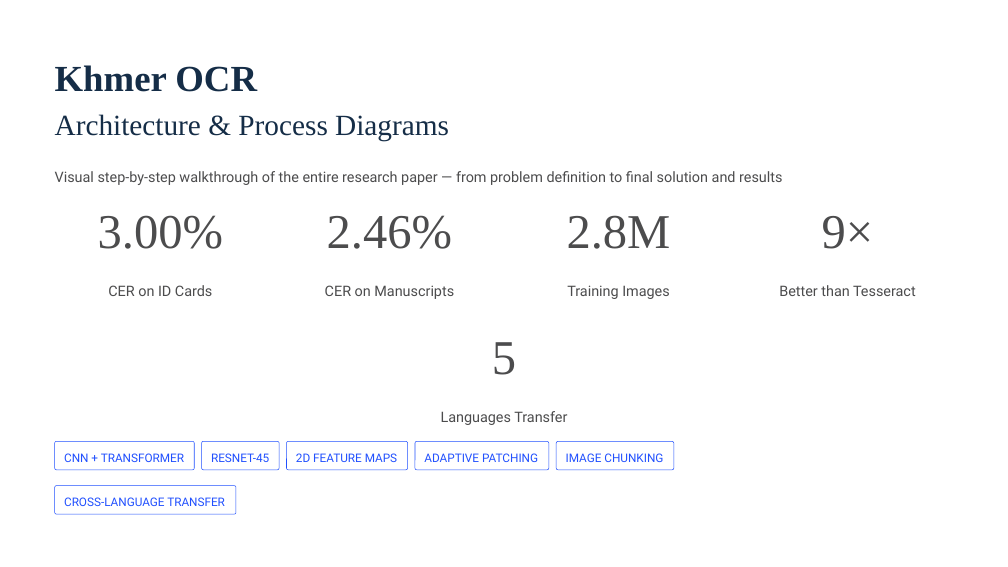
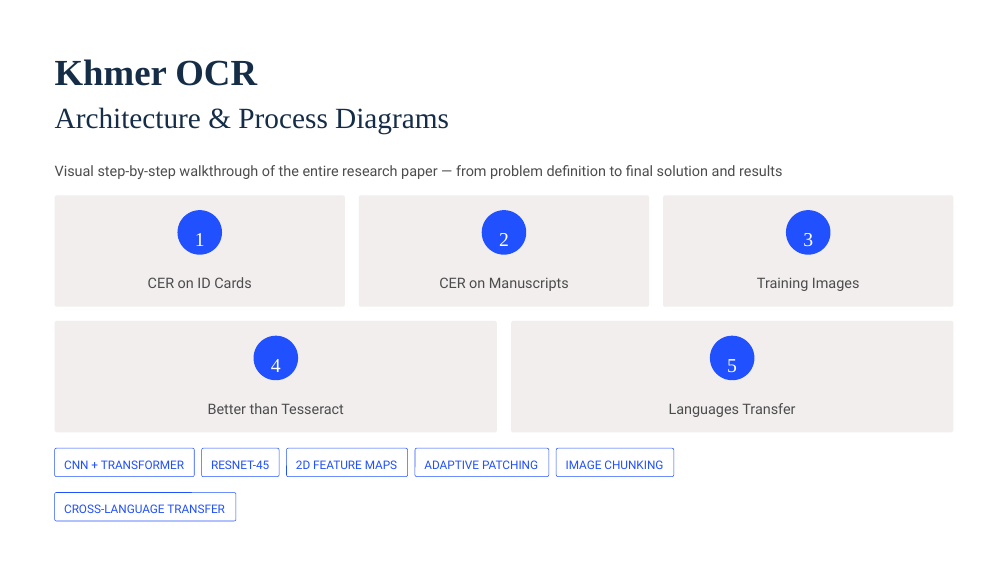
Before and after one commit to vattanac/khmer_ocr_architecture_case_study, a slide deck: slide 1 of KhmerOCRCompletepptx.pptx. Drawn at 1008x567 pixels with LibreOffice and Linux fonts; fonts in the diff are those of the drawing. Boxes give left, top, right and bottom in pixels: in the first picture for what was removed or moved away, otherwise in the second. Text is boxed around its words. In the diff, an @@ line names an element or a change of style, - is before the commit and + after.

```diff
--- a/KhmerOCRCompletepptx.pptx
+++ b/KhmerOCRCompletepptx.pptx
@@ 3 texts: place and size @@
-3 texts at (55,65,782,185)
+3 texts at (55,59,782,179)
@@ rounded rectangle added at (55,195,345,307), fill #F2EEEE @@
@@ rounded rectangle added at (359,195,650,307), fill #F2EEEE @@
@@ rounded rectangle added at (663,195,954,307), fill #F2EEEE @@
@@ rounded rectangle added at (178,210,222,255), fill #2150FE @@
@@ text added at (195,233,205,246), 22.5 pt, text #FFFFFF @@
+1
@@ rounded rectangle added at (482,210,527,255), fill #2150FE @@
@@ text at (499,233,509,246): text changed; size 55.5 to 22.5 pt; text colour #4C4C4D to #FFFFFF @@
-2.46%
+2
@@ text removed at (567,215,671,249) @@
-2.8M
@@ rounded rectangle added at (786,210,831,255), fill #2150FE @@
@@ text at (803,233,813,246): text changed; size 55.5 to 22.5 pt; text colour #4C4C4D to #FFFFFF @@
-3.00%
+3
@@ text removed at (822,216,874,249) @@
-9×
@@ text "CER on ID Cards": place and size @@
-text "CER on ID Cards" at (108,285,212,296)
+text "CER on ID Cards" at (148,277,251,288)
@@ text "CER on Manuscripts": place and size @@
-text "CER on Manuscripts" at (325,285,454,299)
+text "CER on Manuscripts" at (439,277,569,291)
@@ text "Training Images": place and size @@
-text "Training Images" at (567,285,669,299)
+text "Training Images" at (757,277,859,291)
@@ rounded rectangle added at (55,321,497,432), fill #F2EEEE @@
@@ rounded rectangle added at (511,321,953,432), fill #F2EEEE @@
@@ rounded rectangle added at (253,336,298,381), fill #2150FE @@
@@ text added at (271,359,281,372), 22.5 pt, text #FFFFFF @@
+4
@@ rounded rectangle added at (710,336,755,381), fill #2150FE @@
@@ text "5": place and size @@
-text "5" at (492,342,516,375)
+text "5" at (727,359,737,373)
@@ text "5" at (727,359,737,373): size 55.5 to 22.5 pt, text colour #4C4C4D to #FFFFFF; line spacing 55.5pt to 35.5pt @@
@@ text "Better than Tesseract": place and size @@
-text "Better than Tesseract" at (779,285,916,296)
+text "Better than Tesseract" at (208,403,344,414)
@@ text "Languages Transfer": place and size @@
-text "Languages Transfer" at (441,411,567,425)
+text "Languages Transfer" at (669,403,795,417)
@@ rounded rectangle: place and size @@
-rounded rectangle at (55,486,236,514)
+rounded rectangle at (55,448,195,476)
@@ 6 texts, 4 rounded rectangles: place and size @@
-6 texts, 4 rounded rectangles at (64,442,674,506)
+6 texts, 4 rounded rectangles at (64,448,674,513)
@@ rounded rectangle: place and size @@
-rounded rectangle at (55,442,195,470)
+rounded rectangle at (55,493,236,521)
```
Also in this commit, not shown: 1 other slide changed, 2 other files.
